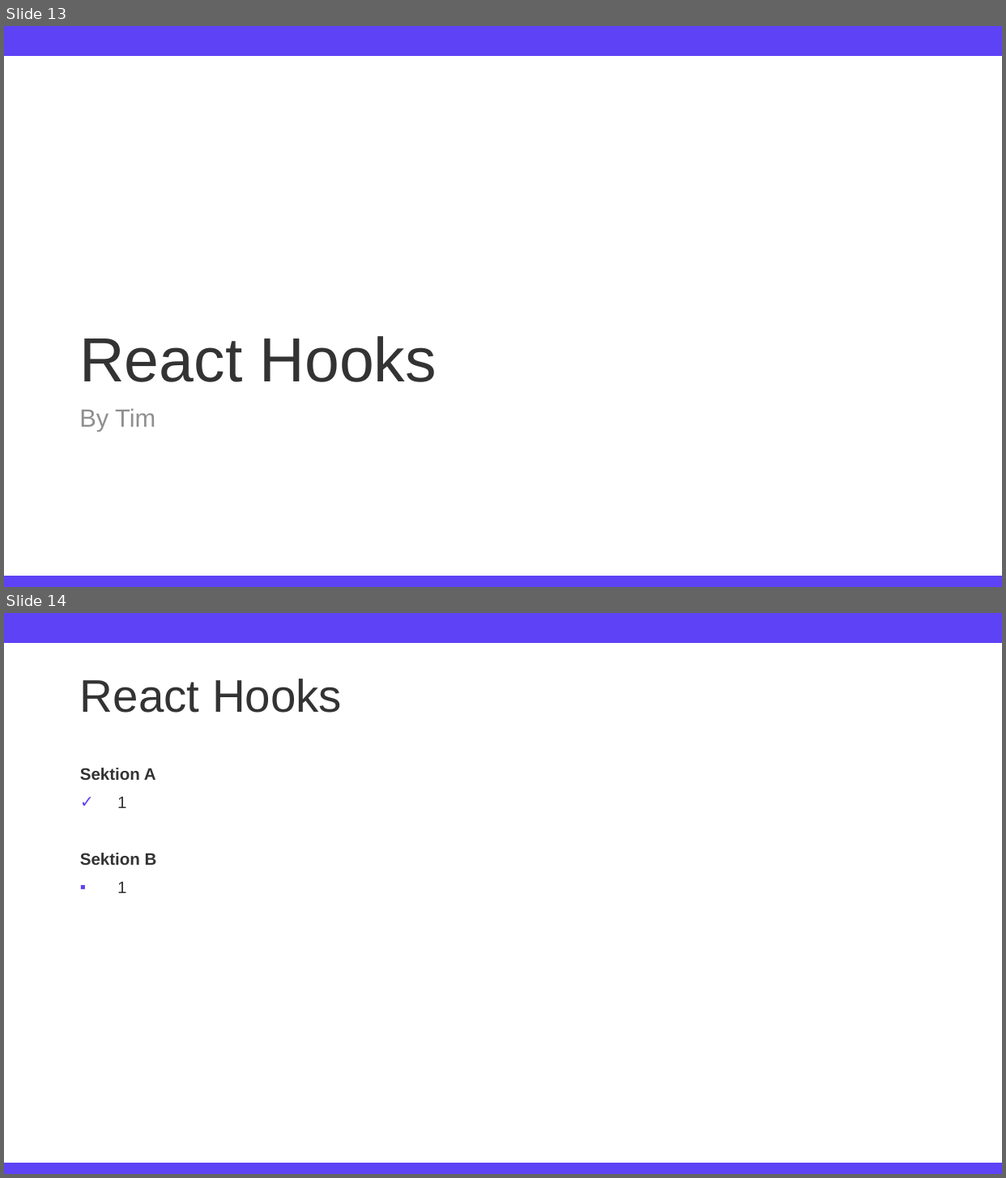
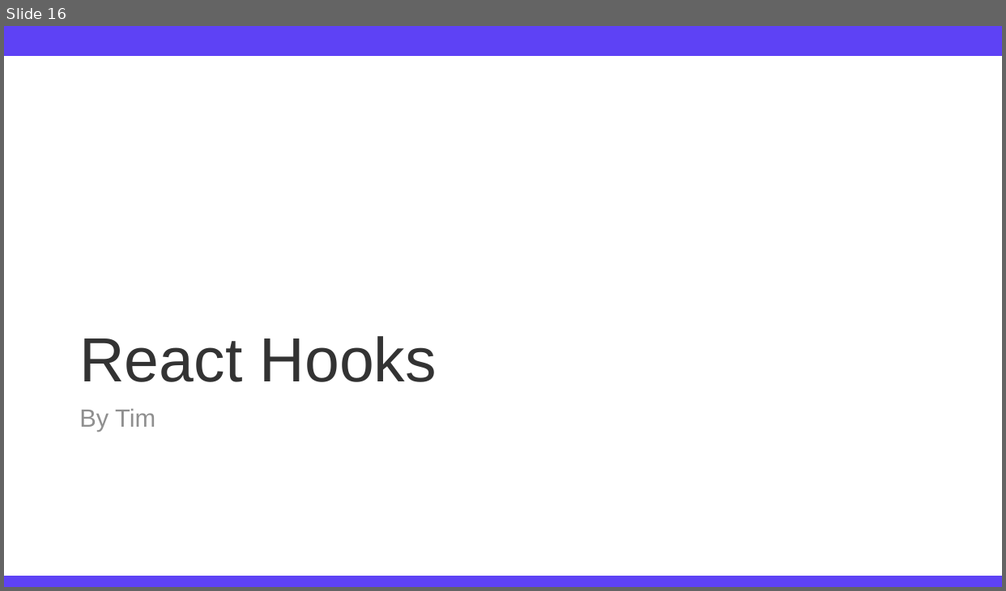
Before and after one commit to TimFehrmannAclue/techlabor_trainings_react_advanced, a slide deck: training_react_advanced.pptx. Shown one above the other, each under a label of ours: slides 13 and 14 before the commit, slide 16 after it. The pictures are 1006x1178 and 1006x591 pixels, drawn with LibreOffice and Linux fonts; fonts in the diff are those of the drawing; background and template pictures are left out. Boxes give left, top, right and bottom in pixels: in the first picture for what was removed or moved away, otherwise in the second. Text is boxed around its words. In the diff, an @@ line names an element or a change of style, - is before the commit and + after.

Commit message:
started added React Hooks section & todos to presentation

```diff
--- a/training_react_advanced.pptx
+++ b/training_react_advanced.pptx
@@ slide 14 removed at [4, 613, 1002, 1174], background #FFFFFF; not listed: 2 template elements that a slide beside it also shows @@
@@ title removed at [80, 679, 342, 713] @@
-React Hooks
@@ text removed at [80, 768, 157, 893] @@
-Sektion A
-✓ 1
-Sektion B
-▪ 1
@@ what was slide 13 is now slide 16 @@
```
Also in this commit, not shown: 3 slides changed, 12 slides added, 1 other slide removed, 2 other files.
